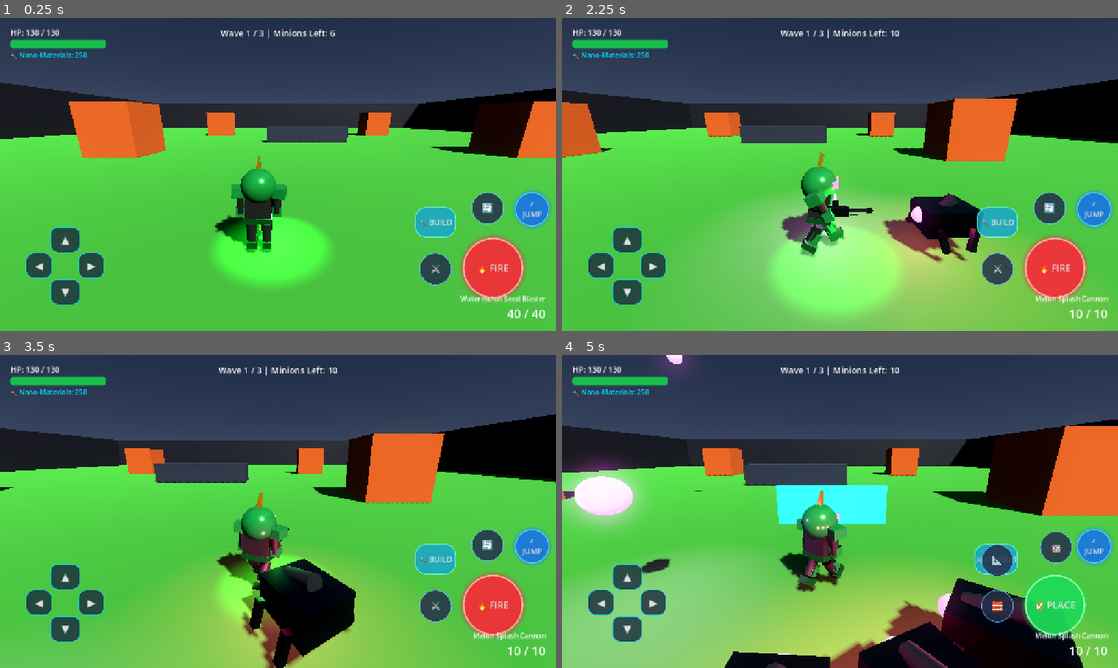
Above: before the commit, frames 1-4 (two rows, left to right).
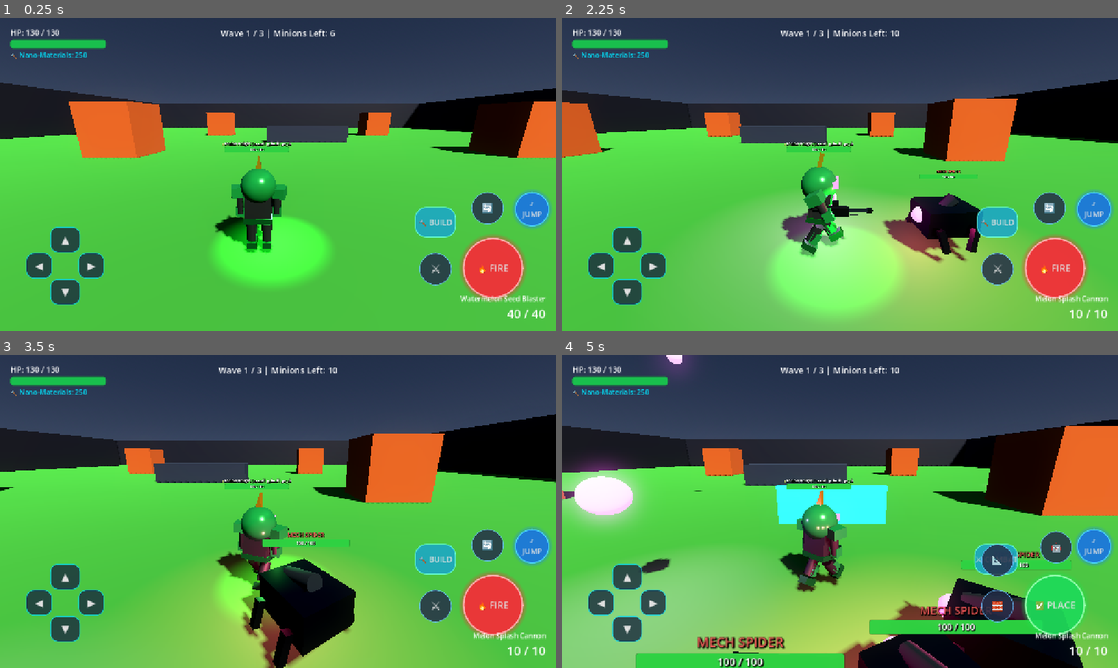
Above: after the commit, the same moments.

Repository: Seif796/TitanStrike-iOS
Game: Godot game, scene res://scenes/arena.tscn
Two runs of this game, one before a commit and one after it. Both use one fixed random seed, a clock stepped at 60 frames per second and the inputs below. This scene is started directly instead of the project's main scene.
Inputs (mouse positions are in pixels of both pictures, inside the frame that each line leads up to):
- Up to frame 1 (0.25 s): no input
- Up to frame 2 (2.25 s): move the mouse to (962, 158) at 0.52 s; press the mouse at (962, 158) at 0.53 s; hold D (move_right) 0.53-1.25 s; tap Space (jump) at 0.77 s; release the mouse at (962, 158) at 1.25 s; drag from (728, 190) to (812, 237) at 1.27 s; move the mouse to (895, 105) at 2.02 s; hold D (move_right) from 2.03 s (still down); tap = (switch_weapon) at 2.1 s
- Up to frame 3 (3.5 s): release D (move_right) at 2.75 s; drag from (250, 574) to (111, 464) at 2.77 s
- Up to frame 4 (5 s): move the mouse to (1006, 558) at 3.52 s; press the mouse at (1006, 558) at 3.53 s; hold A (move_left) 3.53-4.25 s; tap Space (jump) at 3.77 s; tap R (reload) at 4.15 s; release the mouse at (1006, 558) at 4.25 s; drag from (673, 464) to (756, 433) at 4.27 s

The runs differ from the first frame. In frame 1, 0.3% of the frame differs, in the area x 40-53%, y 39-43%; in frame 2, 0.5%; in frame 3, 0.8%; in frame 4, 4.6%, in the area x 13-92%, y 39-100%.

Commit message:
Fix multiplayer enemy replication with MultiplayerSpawner and add 3D overhead health bar to players, minions, and boss

Diff:
--- a/scenes/arena.tscn
+++ b/scenes/arena.tscn
@@ -131,6 +131,10 @@
 
 [node name="Enemies" type="Node3D" parent="."]
 
+[node name="EnemySpawner" type="MultiplayerSpawner" parent="."]
+_spawnable_scenes = PackedStringArray("res://scenes/minion.tscn", "res://scenes/boss.tscn")
+spawn_path = NodePath("../Enemies")
+
 [node name="HUD" parent="." instance=ExtResource("2_hud")]
 
 [node name="TouchControls" parent="." instance=ExtResource("3_touch")]
--- a/scenes/boss.tscn
+++ b/scenes/boss.tscn
@@ -1,6 +1,7 @@
-[gd_scene load_steps=18 format=3 uid="uid://cboss001scene"]
+[gd_scene load_steps=19 format=3 uid="uid://cboss001scene"]
 
 [ext_resource type="Script" path="res://scripts/boss.gd" id="1_boss"]
+[ext_resource type="PackedScene" path="res://scenes/overhead_health_bar.tscn" id="2_health_bar"]
 
 [sub_resource type="CapsuleShape3D" id="CapsuleShape3D_boss"]
 radius = 2.0
@@ -271,3 +272,6 @@
 libraries = {
 "": SubResource("AnimationLibrary_boss")
 }
+
+[node name="OverheadHealthBar" parent="." instance=ExtResource("2_health_bar")]
+transform = Transform3D(1, 0, 0, 0, 1, 0, 0, 0, 1, 0, 7.5, 0)
--- a/scenes/minion.tscn
+++ b/scenes/minion.tscn
@@ -1,6 +1,7 @@
-[gd_scene load_steps=12 format=3 uid="uid://cminion001scene"]
+[gd_scene load_steps=13 format=3 uid="uid://cminion001scene"]
 
 [ext_resource type="Script" path="res://scripts/minion.gd" id="1_minion"]
+[ext_resource type="PackedScene" path="res://scenes/overhead_health_bar.tscn" id="2_health_bar"]
 
 [sub_resource type="SphereShape3D" id="SphereShape3D_minion"]
 radius = 0.7
@@ -104,3 +105,6 @@
 [node name="Upper" type="MeshInstance3D" parent="Model/LegBR"]
 transform = Transform3D(0.965926, -0.258819, 0, 0.258819, 0.965926, 0, 0, 0, 1, 0.15, -0.15, 0)
 mesh = SubResource("BoxMesh_leg_upper")
+
+[node name="OverheadHealthBar" parent="." instance=ExtResource("2_health_bar")]
+transform = Transform3D(1, 0, 0, 0, 1, 0, 0, 0, 1, 0, 1.6, 0)
--- /dev/null
+++ b/scenes/overhead_health_bar.tscn
@@ -0,0 +1,81 @@
+[gd_scene load_steps=5 format=3]
+
+[ext_resource type="Script" path="res://scripts/overhead_health_bar.gd" id="1_health_bar_script"]
+
+[sub_resource type="StyleBoxFlat" id="StyleBoxFlat_bg"]
+bg_color = Color(0.08, 0.1, 0.14, 0.85)
+border_width_left = 1
+border_width_top = 1
+border_width_right = 1
+border_width_bottom = 1
+border_color = Color(0.2, 0.25, 0.35, 0.8)
+corner_radius_top_left = 4
+corner_radius_top_right = 4
+corner_radius_bottom_right = 4
+corner_radius_bottom_left = 4
+
+[sub_resource type="StyleBoxFlat" id="StyleBoxFlat_fill"]
+bg_color = Color(0.18, 0.85, 0.25, 0.95)
+corner_radius_top_left = 3
+corner_radius_top_right = 3
+corner_radius_bottom_right = 3
+corner_radius_bottom_left = 3
+
+[sub_resource type="ViewportTexture" id="ViewportTexture_health"]
+viewport_path = NodePath("SubViewport")
+
+[node name="OverheadHealthBar" type="Node3D"]
+script = ExtResource("1_health_bar_script")
+
+[node name="SubViewport" type="SubViewport" parent="."]
+transparent_bg = true
+size = Vector2i(240, 52)
+render_target_update_mode = 4
+
+[node name="Container" type="VBoxContainer" parent="SubViewport"]
+anchors_preset = 15
+anchor_right = 1.0
+anchor_bottom = 1.0
+grow_horizontal = 2
+grow_vertical = 2
+theme_override_constants/separation = 2
+alignment = 1
+
+[node name="NameLabel" type="Label" parent="SubViewport/Container"]
+layout_mode = 2
+theme_override_colors/font_shadow_color = Color(0, 0, 0, 1)
+theme_override_constants/shadow_outline_size = 3
+theme_override_font_sizes/font_size = 14
+text = "HERO NAME"
+horizontal_alignment = 1
+vertical_alignment = 1
+
+[node name="HPBar" type="ProgressBar" parent="SubViewport/Container"]
+custom_minimum_size = Vector2(220, 18)
+layout_mode = 2
+size_flags_horizontal = 4
+theme_override_styles/background = SubResource("StyleBoxFlat_bg")
+theme_override_styles/fill = SubResource("StyleBoxFlat_fill")
+value = 100.0
+show_percentage = false
+
+[node name="HPLabel" type="Label" parent="SubViewport/Container/HPBar"]
+layout_mode = 1
+anchors_preset = 15
+anchor_right = 1.0
+anchor_bottom = 1.0
+grow_horizontal = 2
+grow_vertical = 2
+theme_override_colors/font_shadow_color = Color(0, 0, 0, 1)
+theme_override_constants/shadow_outline_size = 2
+theme_override_font_sizes/font_size = 11
+text = "100 / 100"
+horizontal_alignment = 1
+vertical_alignment = 1
+
+[node name="Sprite3D" type="Sprite3D" parent="."]
+billboard = 1
+double_sided = true
+no_depth_test = true
+texture = SubResource("ViewportTexture_health")
+pixel_size = 0.0055
--- a/scenes/player.tscn
+++ b/scenes/player.tscn
@@ -9,6 +9,7 @@
 [ext_resource type="Shader" path="res://shaders/watermelon_boy.gdshader" id="7_melon_shader"]
 [ext_resource type="PackedScene" path="res://scenes/weapon_model.tscn" id="8_weapon_model"]
 [ext_resource type="PackedScene" path="res://scenes/admin_model.tscn" id="9_admin_model"]
+[ext_resource type="PackedScene" path="res://scenes/overhead_health_bar.tscn" id="10_health_bar"]
 
 [sub_resource type="CapsuleShape3D" id="CapsuleShape3D_player"]
 radius = 0.45
@@ -559,3 +560,6 @@
 [node name="CollisionShape3D" type="CollisionShape3D" parent="InteractArea"]
 transform = Transform3D(1, 0, 0, 0, 1, 0, 0, 0, 1, 0, 0.9, 0)
 shape = SubResource("CylinderShape3D_interact")
+
+[node name="OverheadHealthBar" parent="." instance=ExtResource("10_health_bar")]
+transform = Transform3D(1, 0, 0, 0, 1, 0, 0, 0, 1, 0, 2.25, 0)
--- a/scripts/arena.gd
+++ b/scripts/arena.gd
@@ -334,6 +334,7 @@
 	minion.max_hp = 85.0 + (GameManager.current_wave * 15.0) + (60.0 if current_stage == 2 else 0.0)
 	minion.current_hp = minion.max_hp
 	minion.move_speed = 5.2 + (GameManager.current_wave * 0.3) + (1.8 if current_stage == 2 else 0.0)
+	minion.rpc("_sync_minion_hp", minion.current_hp, minion.max_hp)
 
 var current_boss_phase: int = 0
 var current_stage: int = 1
--- a/scripts/boss.gd
+++ b/scripts/boss.gd
@@ -39,6 +39,7 @@
 @onready var shockwave_area: Area3D = $ShockwaveArea
 @onready var projectile_spawn: Marker3D = $ProjectileSpawn
 @onready var anim_player: AnimationPlayer = $AnimationPlayer
+@onready var overhead_health_bar: Node3D = get_node_or_null("OverheadHealthBar")
 
 var boss_projectile_scene = preload("res://scenes/boss_projectile.tscn")
 var minion_scene = preload("res://scenes/minion.tscn")
@@ -54,6 +55,10 @@
 	GameManager.boss_node = self
 	health_changed.emit(current_hp, max_hp)
 	GameManager.boss_health_updated.emit(current_hp, max_hp, boss_name)
+
+	if overhead_health_bar:
+		overhead_health_bar.set_entity_name("TITAN DESTROYER", Color(1.0, 0.4, 0.1))
+		overhead_health_bar.update_health(current_hp, max_hp)
 
 	if shockwave_area:
 		shockwave_area.monitoring = false
@@ -112,6 +117,12 @@
 		slam_damage = 60.0
 		scale = Vector3.ONE
 
+	if overhead_health_bar:
+		var b_title = "APOCALYPSE MEGA TITAN" if is_final_boss else "TITAN DESTROYER"
+		var b_col = Color(1.0, 0.15, 0.15) if is_final_boss else Color(1.0, 0.5, 0.1)
+		overhead_health_bar.set_entity_name(b_title, b_col)
+		overhead_health_bar.update_health(current_hp, max_hp)
+
 	health_changed.emit(current_hp, max_hp)
 	GameManager.boss_health_updated.emit(current_hp, max_hp, boss_name)
 
@@ -281,24 +292,32 @@
 func take_damage(amount: float, shooter_id: int = 1) -> void:
 	if state == BossState.DEFEATED:
 		return
-
-	if multiplayer.is_server():
-		_apply_damage(amount)
-		rpc("_sync_boss_damage", current_hp)
-
-		# Boss aggro: 30% chance to retaliate towards attacker if attacker is alive
-		if randf() < 0.3:
-			var players = get_tree().get_nodes_in_group("players")
-			for p in players:
-				if p is Player and p.peer_id == shooter_id and not p.is_down:
-					target_player = p
-					break
+	if not multiplayer.is_server():
+		rpc_id(1, "_request_boss_damage", amount, shooter_id)
+		return
+	_apply_damage(amount)
+	rpc("_sync_boss_damage", current_hp)
+
+	# Boss aggro: 30% chance to retaliate towards attacker if attacker is alive
+	if randf() < 0.3:
+		var players = get_tree().get_nodes_in_group("players")
+		for p in players:
+			if p is Player and p.peer_id == shooter_id and not p.is_down:
+				target_player = p
+				break
+
+@rpc("any_peer", "reliable")
+func _request_boss_damage(amount: float, shooter_id: int) -> void:
+	if multiplayer.is_server() and state != BossState.DEFEATED:
+		take_damage(amount, shooter_id)
 
 @rpc("any_peer", "call_local", "reliable")
 func _sync_boss_damage(new_hp: float) -> void:
 	current_hp = new_hp
 	health_changed.emit(current_hp, max_hp)
 	GameManager.boss_health_updated.emit(current_hp, max_hp, boss_name)
+	if overhead_health_bar:
+		overhead_health_bar.update_health(current_hp, max_hp)
 	_check_phase()
 
 	if current_hp <= 0 and state != BossState.DEFEATED:
@@ -308,6 +327,8 @@
 	current_hp = max(0, current_hp - amount)
 	health_changed.emit(current_hp, max_hp)
 	GameManager.boss_health_updated.emit(current_hp, max_hp, boss_name)
+	if overhead_health_bar:
+		overhead_health_bar.update_health(current_hp, max_hp)
 	_check_phase()
 
 	if current_hp <= 0:
@@ -341,6 +362,10 @@
 	target_player = null
 	velocity = Vector3.ZERO
 
+	# Immediately hide overhead health bar
+	if overhead_health_bar:
+		overhead_health_bar.visible = false
+
 	# Immediately disable collisions so players and bullets are not blocked
 	var col_shape = get_node_or_null("CollisionShape3D")
 	if col_shape:
--- a/scripts/minion.gd
+++ b/scripts/minion.gd
@@ -15,6 +15,7 @@
 
 var target_player: Player = null
 var sync_pos: Vector3 = Vector3.ZERO
+var sync_rot_y: float = 0.0
 var crawl_cycle: float = 0.0
 var retarget_timer: float = 0.0
 var wave_level: int = 1  # Set by arena — higher = more dangerous volley fire
@@ -25,6 +26,7 @@
 @onready var leg_fr: Node3D = $Model/LegFR
 @onready var leg_bl: Node3D = $Model/LegBL
 @onready var leg_br: Node3D = $Model/LegBR
+@onready var overhead_health_bar: Node3D = get_node_or_null("OverheadHealthBar")
 
 var projectile_scene = preload("res://scenes/minion_projectile.tscn")
 
@@ -32,13 +34,17 @@
 	add_to_group("enemies")
 	add_to_group("minions")
 	current_hp = max_hp
+	if overhead_health_bar:
+		overhead_health_bar.set_entity_name("MECH SPIDER", Color(1.0, 0.35, 0.35))
+		overhead_health_bar.update_health(current_hp, max_hp)
 
 func _physics_process(delta: float) -> void:
 	if multiplayer.is_server():
 		_server_process(delta)
-		rpc("_sync_minion_pos", global_position)
+		rpc("_sync_minion_transform", global_position, rotation.y)
 	else:
 		global_position = global_position.lerp(sync_pos, 12.0 * delta)
+		rotation.y = lerp_angle(rotation.y, sync_rot_y, 12.0 * delta)
 		move_and_slide()
 
 	_animate_legs(delta)
@@ -146,17 +152,36 @@
 	)
 
 func take_damage(amount: float, shooter_id: int = 1) -> void:
+	if not multiplayer.is_server():
+		rpc_id(1, "_request_damage", amount, shooter_id)
+		return
+	_apply_damage(amount, shooter_id)
+
+@rpc("any_peer", "reliable")
+func _request_damage(amount: float, shooter_id: int) -> void:
 	if multiplayer.is_server():
-		current_hp -= amount
-		# Dynamic aggro: 50% chance to immediately switch target to the attacker if alive
-		if randf() < 0.5:
-			var players = get_tree().get_nodes_in_group("players")
-			for p in players:
-				if p is Player and p.peer_id == shooter_id and not p.is_down:
-					target_player = p
-					break
-		if current_hp <= 0:
-			_die()
+		_apply_damage(amount, shooter_id)
+
+func _apply_damage(amount: float, shooter_id: int) -> void:
+	current_hp = max(0.0, current_hp - amount)
+	rpc("_sync_minion_hp", current_hp, max_hp)
+
+	# Dynamic aggro: 50% chance to immediately switch target to the attacker if alive
+	if randf() < 0.5:
+		var players = get_tree().get_nodes_in_group("players")
+		for p in players:
+			if p is Player and p.peer_id == shooter_id and not p.is_down:
+				target_player = p
+				break
+	if current_hp <= 0:
+		_die()
+
+@rpc("call_local", "reliable")
+func _sync_minion_hp(hp: float, m_hp: float) -> void:
+	current_hp = hp
+	max_hp = m_hp
+	if overhead_health_bar:
+		overhead_health_bar.update_health(current_hp, max_hp)
 
 func _die() -> void:
 	if GameManager.enemies_remaining > 0:
@@ -170,5 +195,6 @@
 	look_at(target, Vector3.UP)
 
 @rpc("unreliable")
-func _sync_minion_pos(pos: Vector3) -> void:
+func _sync_minion_transform(pos: Vector3, rot_y: float) -> void:
 	sync_pos = pos
+	sync_rot_y = rot_y
--- /dev/null
+++ b/scripts/overhead_health_bar.gd
@@ -0,0 +1,58 @@
+extends Node3D
+class_name OverheadHealthBar
+
+# OverheadHealthBar Script (res://scripts/overhead_health_bar.gd)
+# Renders a high-visibility billboarded 3D health bar and name tag above characters and enemies.
+
+@onready var viewport: SubViewport = $SubViewport
+@onready var sprite: Sprite3D = $Sprite3D
+@onready var name_label: Label = $SubViewport/Container/NameLabel
+@onready var hp_bar: ProgressBar = $SubViewport/Container/HPBar
+@onready var hp_label: Label = $SubViewport/Container/HPBar/HPLabel
+
+var max_health: float = 100.0
+var current_health: float = 100.0
+var base_name: String = ""
+
+func _ready() -> void:
+	if viewport and sprite:
+		sprite.texture = viewport.get_texture()
+	update_health(current_health, max_health)
+
+func set_entity_name(new_name: String, col: Color = Color.WHITE) -> void:
+	base_name = new_name
+	if name_label:
+		name_label.text = new_name
+		name_label.modulate = col
+
+func update_health(current: float, max_val: float) -> void:
+	current_health = max(0.0, current)
+	max_health = max(1.0, max_val)
+
+	if hp_bar:
+		hp_bar.max_value = max_health
+		hp_bar.value = current_health
+
+		var pct = current_health / max_health
+		var fill_style = hp_bar.get_theme_stylebox("fill").duplicate()
+		if fill_style is StyleBoxFlat:
+			if pct > 0.5:
+				fill_style.bg_color = Color(0.18, 0.85, 0.25, 0.95) # Green
+			elif pct > 0.25:
+				fill_style.bg_color = Color(1.0, 0.75, 0.1, 0.95) # Amber
+			else:
+				fill_style.bg_color = Color(1.0, 0.18, 0.18, 0.95) # Critical Red
+			hp_bar.add_theme_stylebox_override("fill", fill_style)
+
+	if hp_label:
+		hp_label.text = "%d / %d" % [int(ceil(current_health)), int(ceil(max_health))]
+
+func set_downed(is_downed: bool) -> void:
+	if is_downed:
+		if name_label:
+			name_label.text = "⚠️ " + base_name + " (REVIVE!)"
+			name_label.modulate = Color(1.0, 0.2, 0.2)
+	else:
+		if name_label:
+			name_label.text = base_name
+			name_label.modulate = Color.WHITE
--- a/scripts/player.gd
+++ b/scripts/player.gd
@@ -48,6 +48,7 @@
 @onready var weapons_container: Node3D = $Model/Weapons
 @onready var interact_area: Area3D = $InteractArea
 @onready var building_system: BuildingSystem = $BuildingSystem
+@onready var overhead_health_bar: Node3D = get_node_or_null("OverheadHealthBar")
 
 var melon_tex = preload("res://assets/watermelon_pattern.svg")
 var berry_tex = preload("res://assets/strawberry_pattern.svg")
@@ -66,6 +67,25 @@
 func _ready() -> void:
 	add_to_group("players")
 	apply_class_stats(class_id)
+
+	if overhead_health_bar:
+		var hero_info = GameManager.CLASSES.get(class_id, GameManager.CLASSES[0])
+		var display_name = hero_info.get("name", "Hero")
+		if is_bot:
+			display_name = "🤖 Bot Companion"
+		elif NetworkManager.players.has(peer_id):
+			var p_name = NetworkManager.players[peer_id].get("name", "")
+			if not p_name.is_empty():
+				display_name = "%s (%s)" % [p_name, hero_info.get("name", "")]
+		overhead_health_bar.set_entity_name(display_name)
+		overhead_health_bar.update_health(current_hp, max_hp)
+		overhead_health_bar.set_downed(is_down)
+		health_changed.connect(func(curr, max_v):
+			if overhead_health_bar: overhead_health_bar.update_health(curr, max_v)
+		)
+		downed_state_changed.connect(func(down):
+			if overhead_health_bar: overhead_health_bar.set_downed(down)
+		)
 
 	if is_bot:
 		camera.current = false
